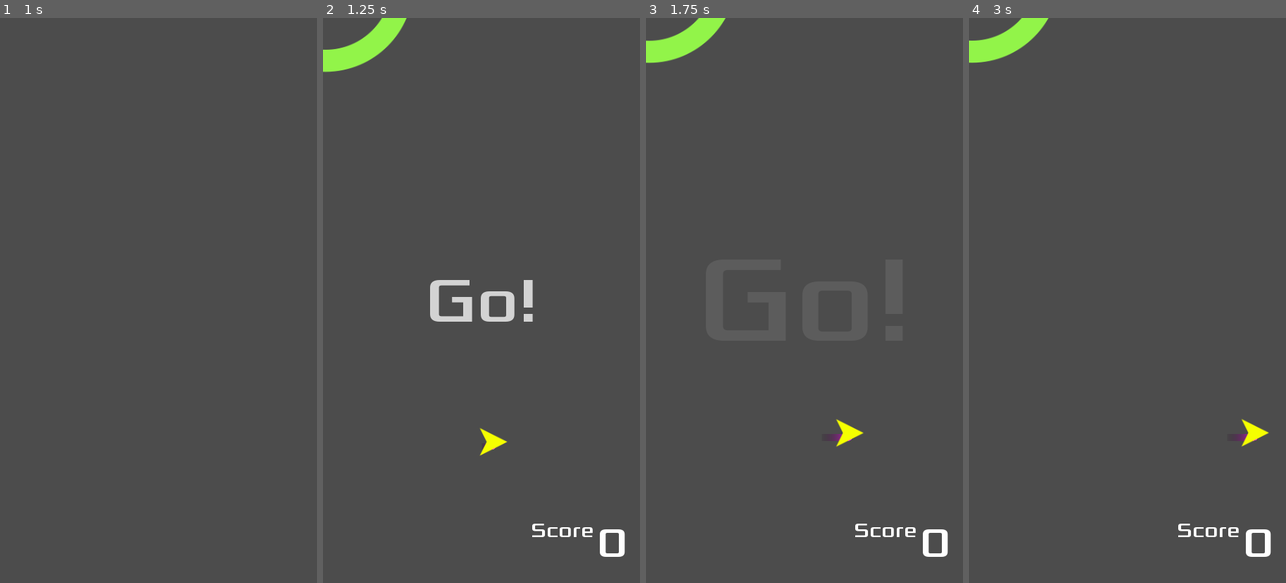
Above: before the commit, frames 1-4 (left to right).
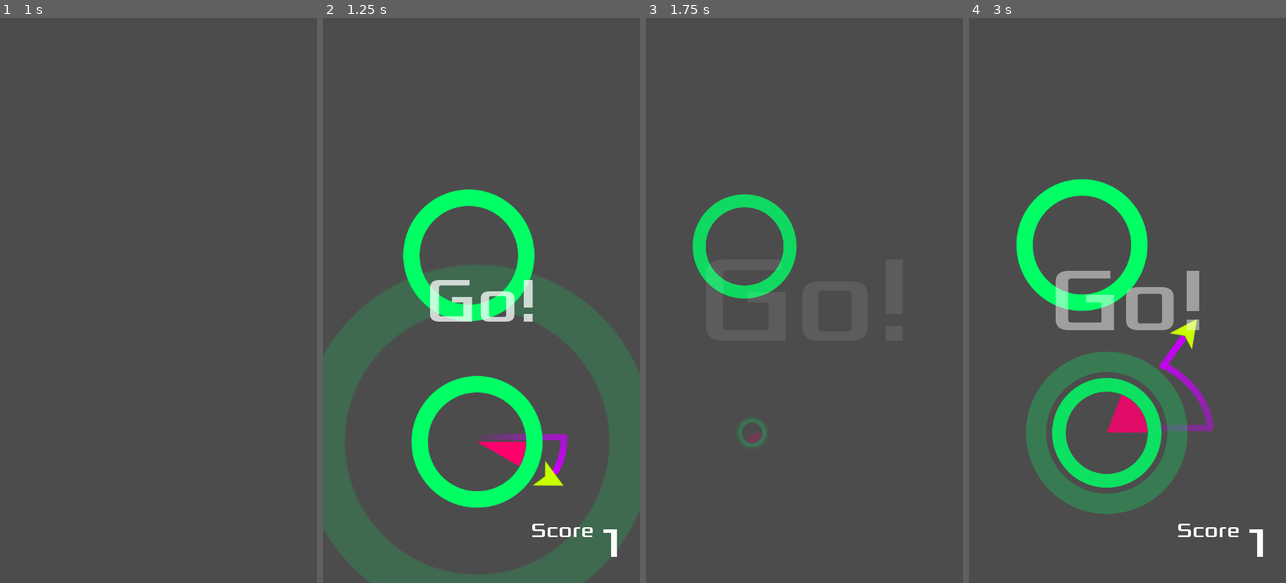
Above: after the commit, the same moments.

Repository: jagc/circleJump
Game: Godot game, scene res://objects/main.tscn
The game is run twice, just before and just after one commit, with the same random seed, the same clock (stepped at 60 frames per second) and the same inputs.
Inputs (mouse positions are in pixels of both pictures, inside the frame that each line leads up to):
- Up to frame 1 (1 s): click (107, 215) at 0.5 s
- Up to frame 2 (1.25 s): no input
- Up to frame 3 (1.75 s): move the mouse to (874, 272) at 1.27 s; click (874, 272) at 1.42 s
- Up to frame 4 (3 s): click (1162, 215) at 2.02 s; move the mouse to (1064, 328) at 2.77 s; click (1064, 328) at 2.92 s

Frame 1 is identical in both runs. In frame 2, 26% of the frame differs, in the area x 0-100%, y 0-100%; in frame 3, 4.0%; in frame 4, 15%.
Error before the commit: Parse Error: The identifier "_radius" isn't declared in the current scope. (res://scripts/circle.gd:49)
Error after the commit: Invalid get index 'enableMusic' (on base: 'int'). (res://scripts/settings.gd:42)

Commit message:
bugfix: player trail theme color is now set correctly.

Diff:
--- a/scripts/circle.gd
+++ b/scripts/circle.gd
@@ -46,7 +46,7 @@
 	var smallChance = min(0.9, max(0, (level-10) / 20.0)) # chance to spawn a smaller than average circle
 	if randf() < smallChance:
 		radius = max(50, radius - level * rand_range(0.75, 1.25))
-	radius = _radius
+	radius = radius
 	$Sprite.material = $Sprite.material.duplicate()
 	$SpriteEffect.material = $Sprite.material
 	$CollisionShape2D.shape = $CollisionShape2D.shape.duplicate()
--- a/scripts/jumper.gd
+++ b/scripts/jumper.gd
@@ -14,7 +14,11 @@
 
 func _ready():
 	$Sprite.material.set_shader_param("color", settings.theme["player_body"])
-	trail.default_color = settings.theme["player_trail"]
+	var trailColor = settings.theme["player_trail"]
+	trail.gradient.set_color(1, trailColor)
+	trailColor.a = 0
+	trail.gradient.set_color(0, trailColor)
+
 func _unhandled_input(event):
 	if target and event is InputEventScreenTouch and event.pressed:
 		jump()
--- a/scripts/settings.gd
+++ b/scripts/settings.gd
@@ -35,7 +35,7 @@
     }
 }
 
-var theme = color_schemes["NEON2"]
+var theme = color_schemes["NEON1"]
 
 func _ready():
 	data = loadData()
